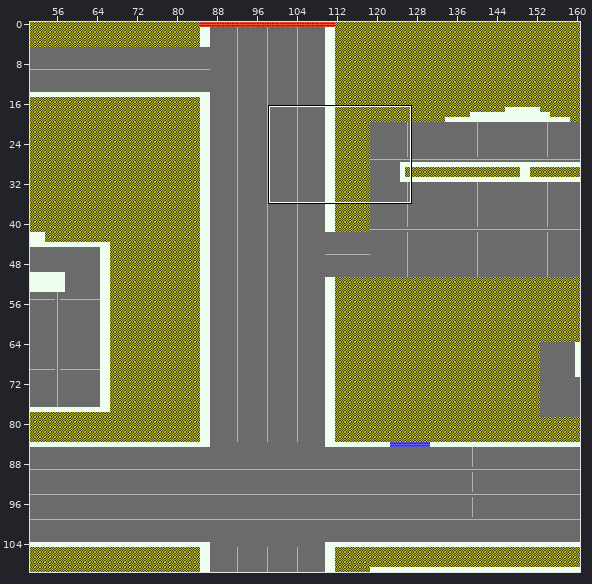
Tiled map: Assets/Graphics/Maps/Gray Box/RetailGraybox.tmx. The first picture is a wide view before the edit; the outline marks the close-up.
Close-up. Old version:
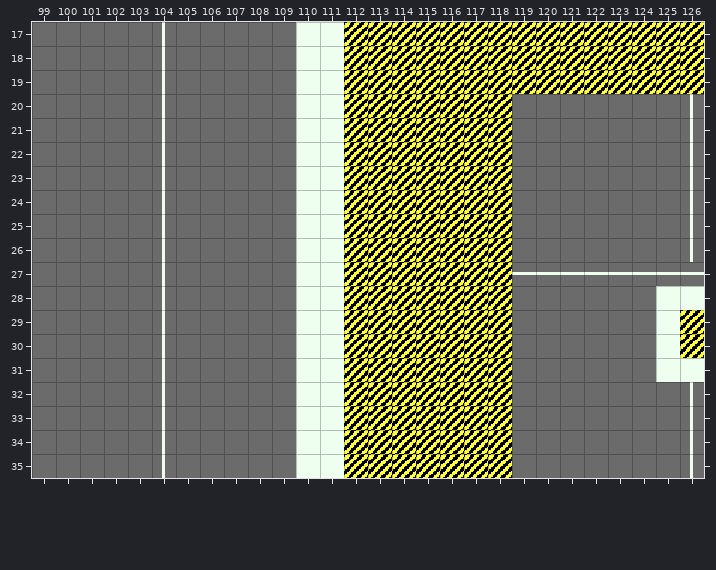
Cells are 16x16 px. Shown: x 99..126, y 17..35. The commit also changed other parts of the map, which this record leaves out.
Once edited:
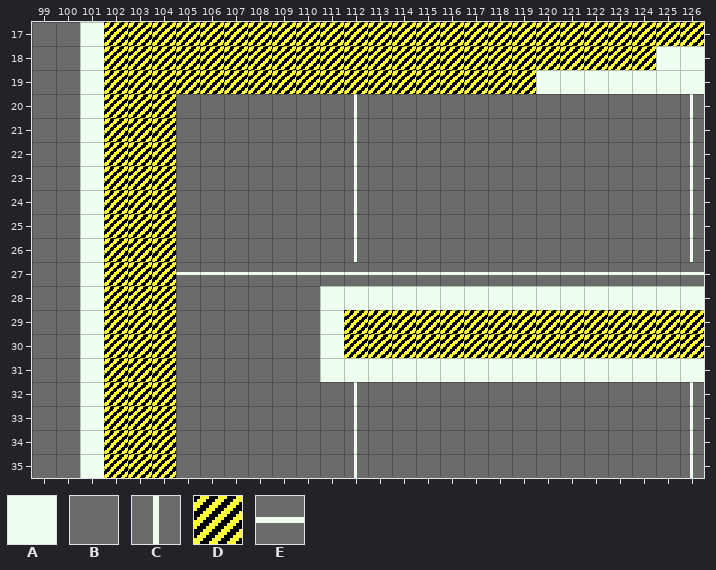
Key: from "DebugGraybox": A 0, B 2, C 3, D 4, E 7.
_ is an empty cell.
The edit:
Layer "Graybox/GrayBox":
The edit turns tile B into tile A in rows 17 to 27 at x 101; in row 28 at x 101 and 119 to 124; in rows 29 to 30 at x 101; in row 31 at x 101 and 119 to 124; in rows 32 to 35 at x 101.
The edit turns tile D into tile A in row 18 at x 125 to 126; in row 19 at x 120 to 126; in row 28 at x 112 to 118; in row 31 at x 112 to 118.
The edit turns tile A into tile B in rows 20 to 26 at x 110 to 111; in rows 28 to 31 at x 110; in rows 32 to 35 at x 110 to 111.
The edit turns tile D into tile B in rows 20 to 26 at x 113 to 118; in rows 32 to 35 at x 113 to 118.
The edit turns tile D into tile C in rows 20 to 26 at x 112; in rows 32 to 35 at x 112.
The edit turns tile A into tile D in rows 17 to 19 at x 110 to 111; in rows 29 to 30 at x 125.
The edit turns tile B into tile D in rows 17 to 19 at x 102 to 103 and 105 to 109; in rows 20 to 28 at x 102 to 103; in rows 29 to 30 at x 102 to 103 and 119 to 124; in rows 31 to 35 at x 102 to 103.
The edit turns tile C into tile D in rows 17 to 35 at x 104.
The edit turns tile A into tile E in row 27 at x 110 to 111.
The edit turns tile B into tile E in row 27 at x 105 to 109.
The edit turns tile D into tile E in row 27 at x 112 to 118.
Changed places in both close-ups, as pixel boxes (x1, y1, x2, y2):
changed: (80, 22, 704, 478)
